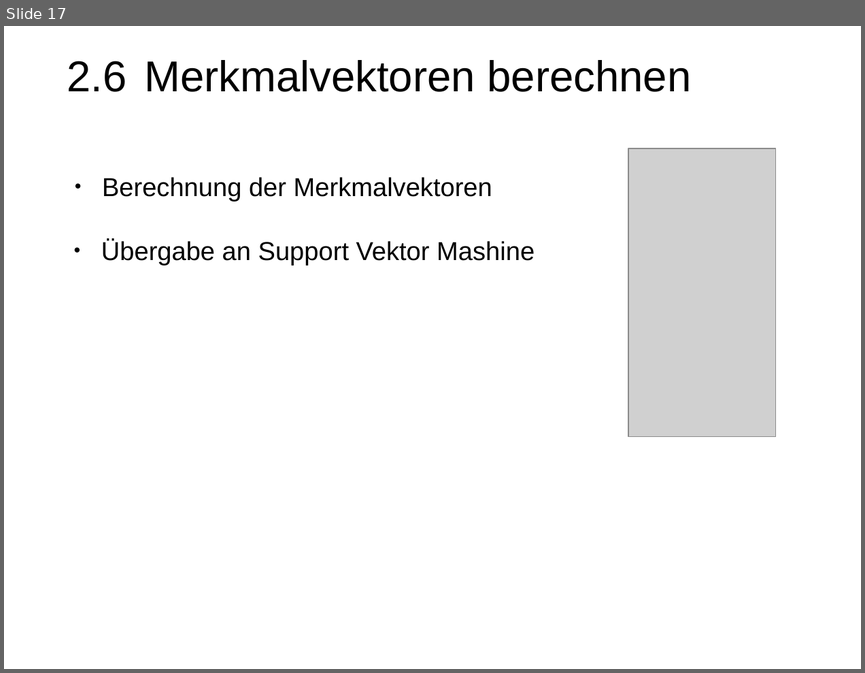
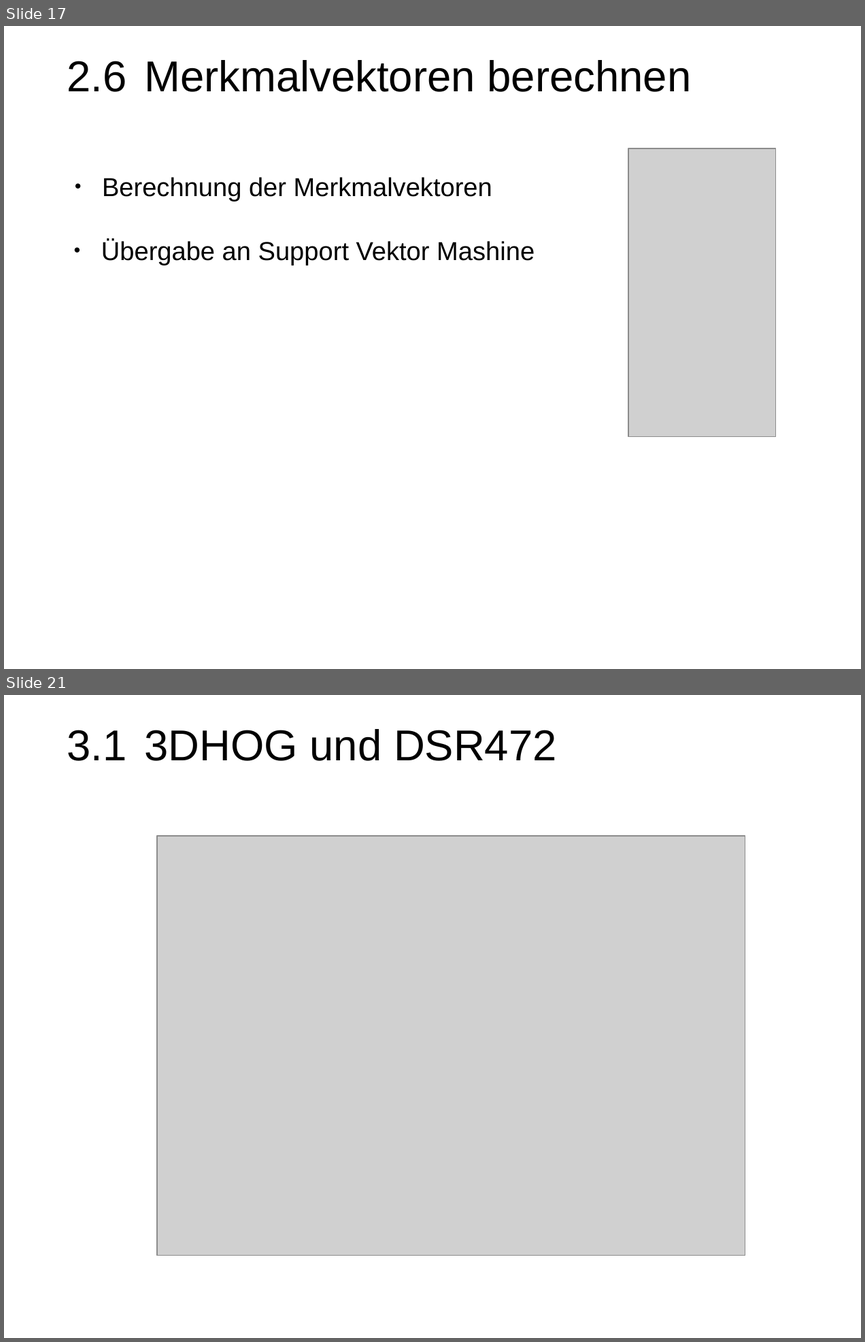
Before and after one commit to PhilippLambracht/prosem_mse, a slide deck: slides/slides.odp. Shown one above the other, each under a label of ours: slide 17 before the commit, slides 17 and 21 after it; the slides between them are not shown. The pictures are 865x673 and 865x1342 pixels, drawn with LibreOffice and Linux fonts; fonts in the diff are those of the drawing; grey boxes stand for pictures. Boxes give left, top, right and bottom in pixels: in the first picture for what was removed or moved away, otherwise in the second. Text is boxed around its words. In the diff, an @@ line names an element or a change of style, - is before the commit and + after.

Commit message:
slides

```diff
--- a/slides/slides.odp
+++ b/slides/slides.odp
@@ slide 21 added at [4,695,861,1338], background #FFFFFF @@
@@ text added at [67,729,557,761], 40 pt, text #000000 @@
+3.1 3DHOG und DSR472
@@ picture added at [157,836,745,1255] @@
```
Also in this commit, not shown: 3 other slides added, 3 other files.
